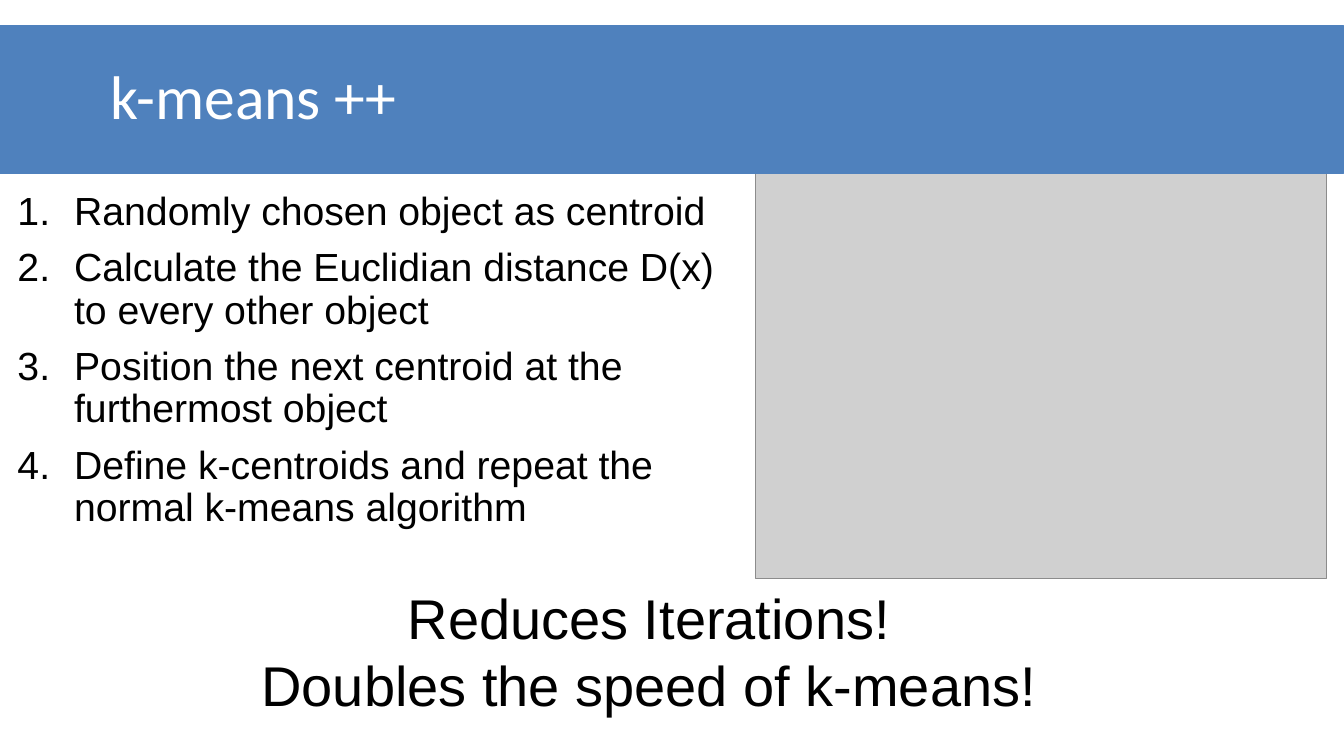
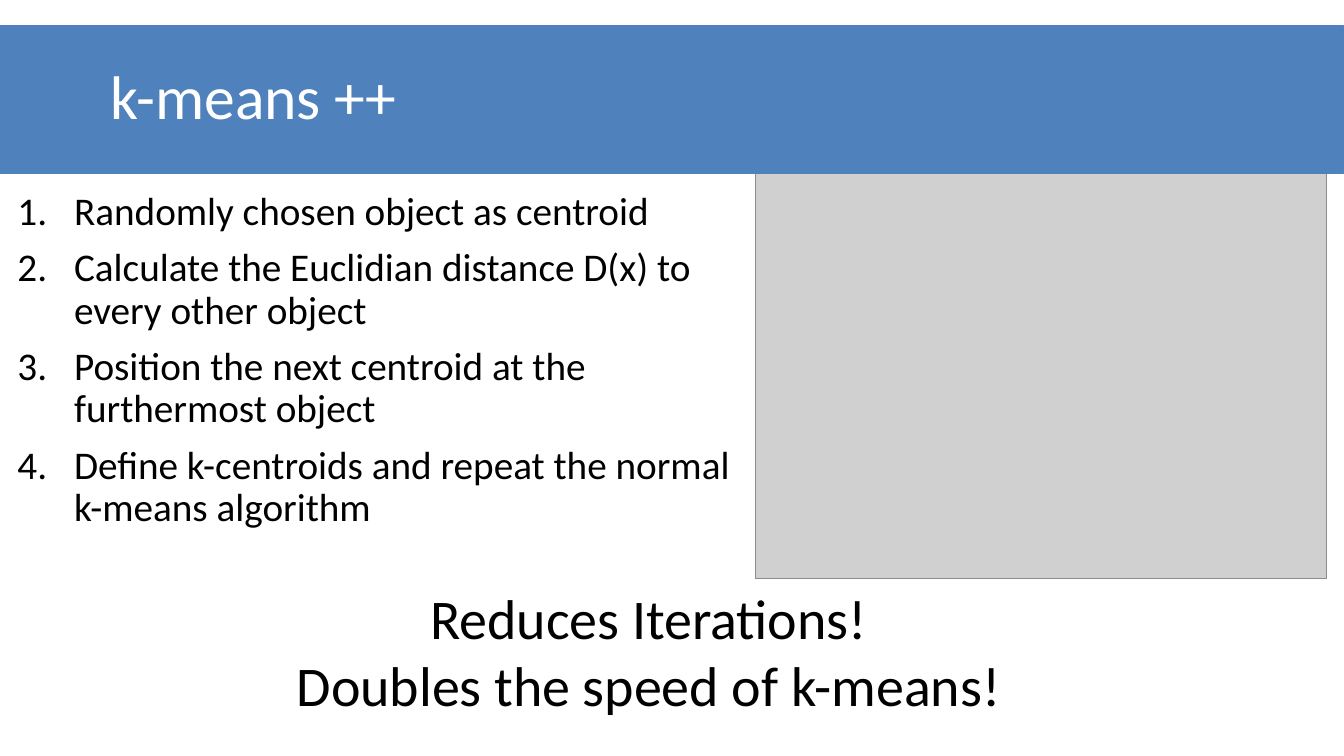
Before and after one commit to datascience-mobi/group-01-project-4-1, a slide deck: slide 4 of K-means clustering.pptx. Drawn at 1344x756 pixels with LibreOffice and Linux fonts; fonts in the diff are those of the drawing; grey boxes stand for pictures. Boxes give left, top, right and bottom in pixels: in the first picture for what was removed or moved away, otherwise in the second. Text is boxed around its words. In the diff, an @@ line names an element or a change of style, - is before the commit and + after.

Commit message:
Update K-means clustering.pptx
überschriften müssten jetzt alle einheitlich sein :D und die schrift hab ich überall auch angepasst

```diff
--- a/K-means clustering.pptx
+++ b/K-means clustering.pptx
@@ text "Randomly chosen object as centroid" at [74, 197, 730, 528]: font Arial to Calibri @@
@@ text "Reduces Iterations!" at [297, 600, 1000, 715]: font Arial to Calibri @@
```
Also in this commit, not shown: 5 other slides changed.
